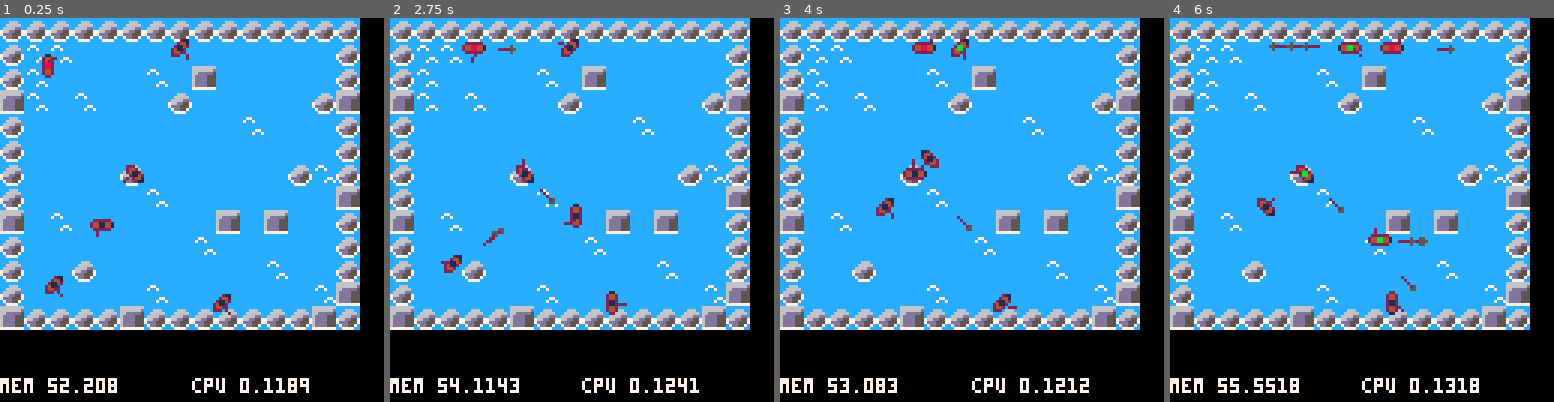
Above: before the commit, frames 1-4 (left to right).
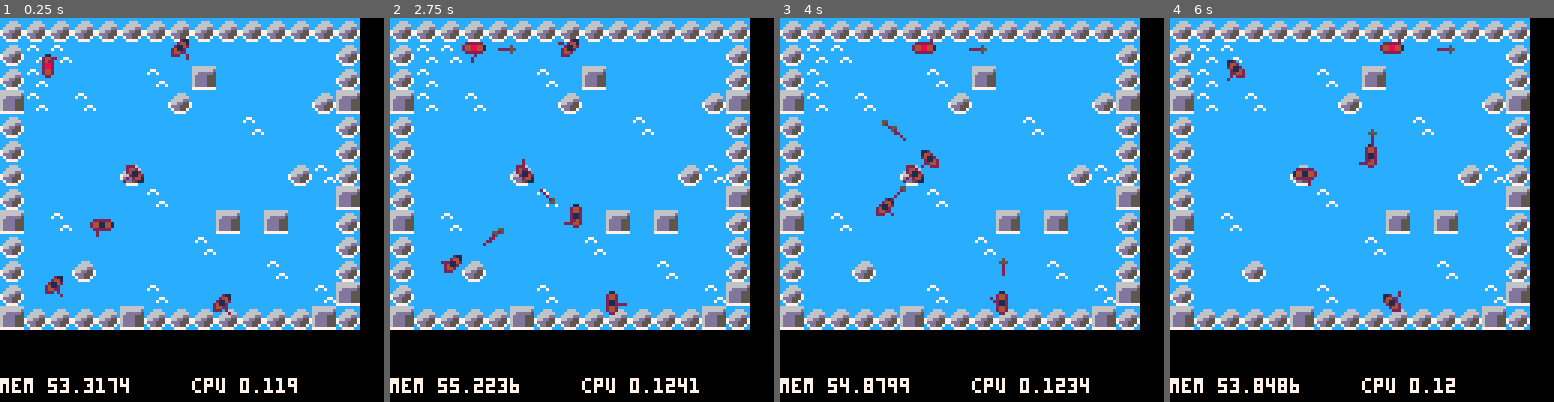
Above: after the commit, the same moments.

Repository: BluShine/CANOE-AND-SPEAR
Game: PICO-8 cartridge canoe-and-spear.p8
Same seed, same stepped clock (60 frames per second), same inputs: the game is played once before the commit and once after it.
Inputs:
- Up to frame 1 (0.25 s): no input
- Up to frame 2 (2.75 s): tap O (Z key) at 0.7, 1.7, 2.1, 2.5 s; hold Right 1.6-2.1 s; hold Right from 2.47 s (still down)
- Up to frame 3 (4 s): tap O (Z key) at 2.9, 3.3, 3.7 s; release Right at 3.03 s; hold Left 3.08-3.58 s
- Up to frame 4 (6 s): hold Right 4.02-4.68 s; tap O (Z key) every 0.4 s from 4.1 to 5.7 s; hold Left 5.08-5.68 s

The runs differ from the first frame. In frame 1, 0.3% of the frame differs, in the area x 15-81%, y 93-98%; in frame 2, 0.2%; in frame 3, 1.0%; in frame 4, 1.9%, in the area x 14-81%, y 6-98%.

Commit message:
Added winning
You can win the game now. You can also lose, but it just restarts
instantly.

Diff:
--- a/canoe-and-spear.p8
+++ b/canoe-and-spear.p8
@@ -8,6 +8,11 @@
 
 canoes = {} --all the canoes
 spears = {} --all the spears
+
+win = false
+ais = 0
+mode = 0
+level = 0
 
 -- make a canoe
 -- and add to global collection
@@ -113,6 +118,7 @@
    8+rnd(88), 8+rnd(88))
   ai.col = 1
   ai.dir = flr(rnd(8))
+  ais += 1
  end
 end
 
@@ -211,7 +217,7 @@
  can = solid_canoe(a.x + a.hitx, a.y + a.hity)
  if(can > 0) then
   destroy_spear(a)
-  canoes[can].col = 11
+  destroy_canoe(canoes[can])
  elseif (a.life == 0 or
   solid(a.x + a.hitx, a.y + a.hity)) then
   destroy_spear(a) end
@@ -219,6 +225,13 @@
 
 function destroy_spear(a)
  del(spears, a)
+end
+
+function destroy_canoe(a)
+ del(canoes, a)
+ if(a.pl == -1) then ais -= 1
+ else run() end
+ if(ais == 0) win = true
 end
 
 function paddle_c(a)
@@ -401,6 +414,10 @@
  foreach(canoes,draw_canoe)
  foreach(spears,draw_spear)
 
+ if(win) then
+  print("you win", 16, 16, flr(rnd(16)))
+ end
+
  print("mem "..stat(0),0,120,7)
  print("cpu "..stat(1),64,120,7)
 
